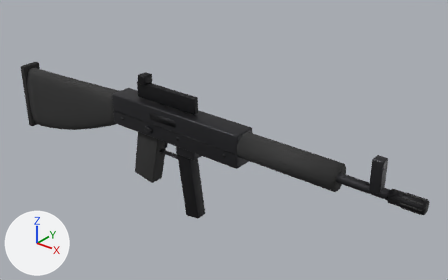
Before and after pictures for a commit that changed the glTF model SourceArt/Models/SM_FAL.glb.
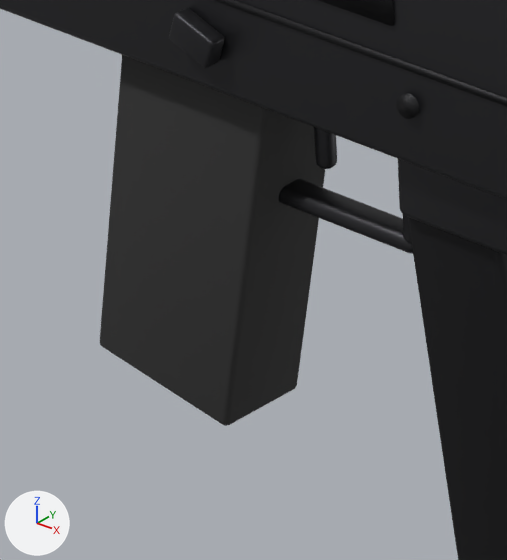
Each version appears first whole from a camera (50 mm lens) standing at (0.847, -0.847, 0.533) and looking at (0.12, 0.062, -0.031), and next in a close-up on the part from 27% to 43% of the width and 44% to 72% of the height. The lights are fixed; the arrows at lower left show +X, +Y and +Z. The last two pictures show the newer version. Vertices at exactly the same position are counted once.

Objects in the first close-up: 'SM_FAL'.
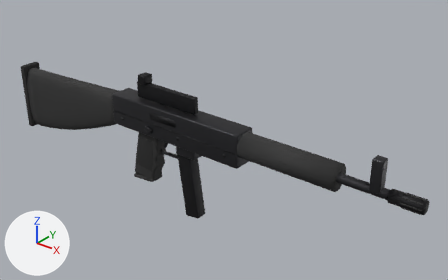
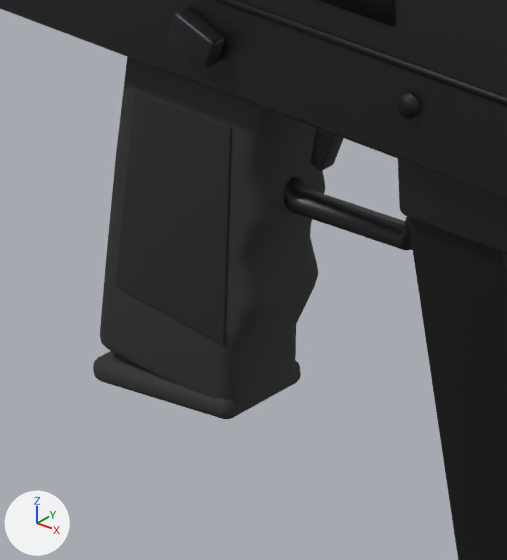
Boxes [x1, y1, x2, y2] around the edits, measured in the close-ups (507 x 560 px; the box of a moved part takes in the faces that stretch with it):
part 1 of me_sm_fal, rebuilt
    before: [100, 55, 325, 426]
    after: [100, 57, 325, 406]
part 2 of me_sm_fal, added
    after: [93, 351, 301, 419]
part 3 of me_sm_fal, added (black)
    after: [115, 91, 232, 345]
part 4 of me_sm_fal, deleted
    before: [279, 179, 413, 254]
part 5 of me_sm_fal, moved or reshaped
    before: [314, 127, 412, 244]
    after: [283, 128, 413, 251]

The change, as a list of edits to the scene's bpy script:
```text
Change me_sm_fal:
    used by ob_sm_fal; location = (0.0, 0.0, 0.0)
    remove me_sm_fal.from_pydata(...)  # 2300 vertices, 4468 faces; spans x -0.455..0.575, y -0.031..0.036, z -0.196..0.095
    add me_sm_fal.from_pydata(...)  # 2580 vertices, 5020 faces; spans x -0.455..0.575, y -0.031..0.036, z -0.196..0.095
    me_sm_fal part 1: the loose piece of 96 vertices spanning x -0.075..0.005, y -0.016..0.016, z -0.15..-0.03 is rebuilt with 216 vertices and now spans x -0.077..0.003, y -0.016..0.016, z -0.147..-0.03
    me_sm_fal part 2: a new loose piece of 96 vertices spanning x -0.078..-0.018, y -0.017..0.017, z -0.153..-0.139, in mat_m_blackpolymer (dark grey #303030)
    me_sm_fal part 3: a new loose piece of 96 vertices spanning x -0.064..-0.01, y -0.017..-0.015, z -0.12..-0.045, in mat_m_rubber (black #272727)
    me_sm_fal part 4: the loose piece of 96 vertices spanning x -0.02..0.05, y -0.005..0.005, z -0.073..-0.067 is deleted
    me_sm_fal part 5: 2 vertices moved within x 0.012, y -0.002..0.002, z -0.057; 188 vertices removed from x 0.009..0.051, y -0.005..0.005, z -0.07..-0.03; 156 vertices added at x -0.014..0.057, y -0.005..0.005, z -0.075..-0.027
    other edits to the shape of me_sm_fal do not show in these pictures
```
